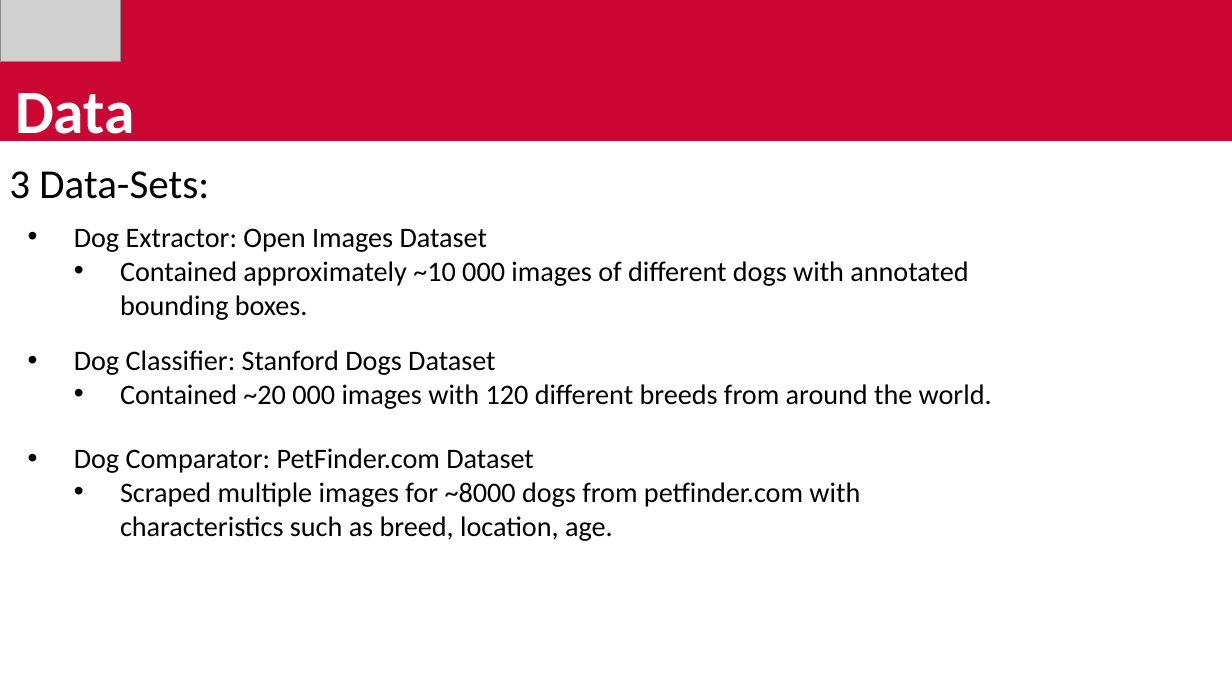
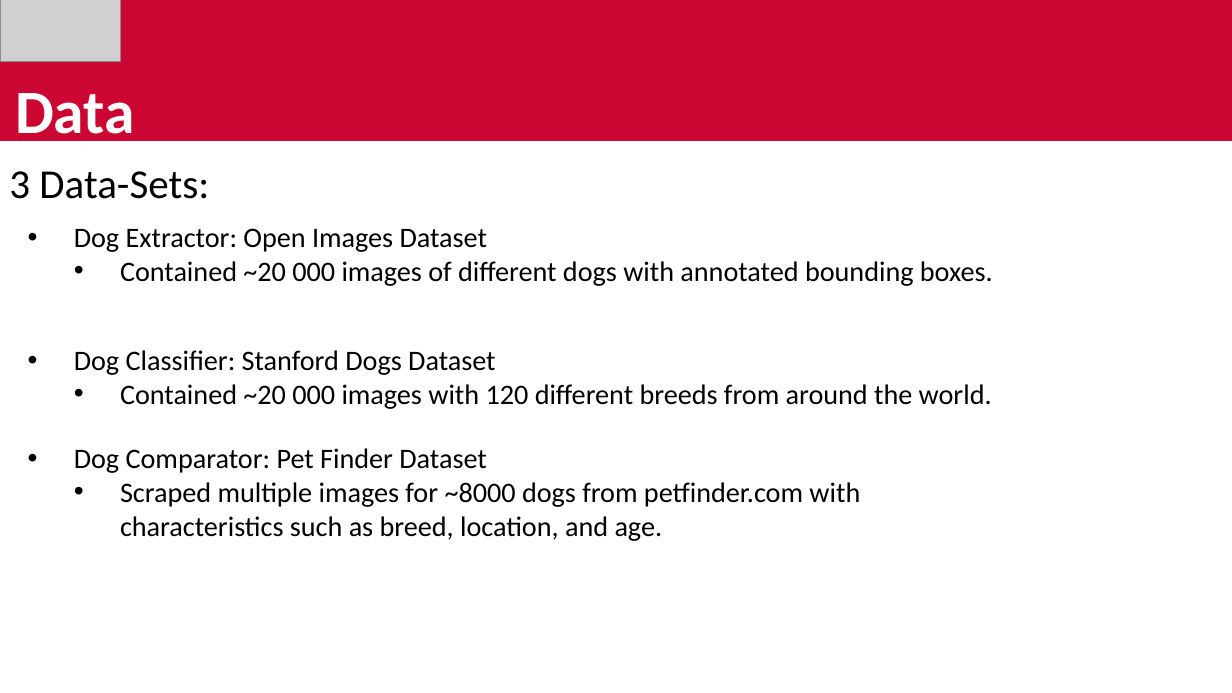
Before and after one commit to avickars/Dog-Application, a slide deck: slide 4 of final_presentation.pptx. Drawn at 1232x693 pixels with LibreOffice and Linux fonts; fonts in the diff are those of the drawing; grey boxes stand for pictures. Boxes give left, top, right and bottom in pixels: in the first picture for what was removed or moved away, otherwise in the second. Text is boxed around its words. In the diff, an @@ line names an element or a change of style, - is before the commit and + after.

Commit message:
updated presentation

```diff
--- a/final_presentation.pptx
+++ b/final_presentation.pptx
@@ text at <box>120,261,993,286</box>: text changed @@
-  • Contained approximately ~10 000 images of different dogs with annotated bounding boxes.
+  • Contained ~20 000 images of different dogs with annotated bounding boxes.
@@ text at <box>74,448,860,541</box>: text changed @@
-• Dog Comparator: PetFinder.com Dataset
-  • Scraped multiple images for ~8000 dogs from petfinder.com with characteristics such as breed, location, age.
+• Dog Comparator: Pet Finder Dataset
+  • Scraped multiple images for ~8000 dogs from petfinder.com with characteristics such as breed, location, and age.
```
Also in this commit, not shown: 4 other slides changed.
